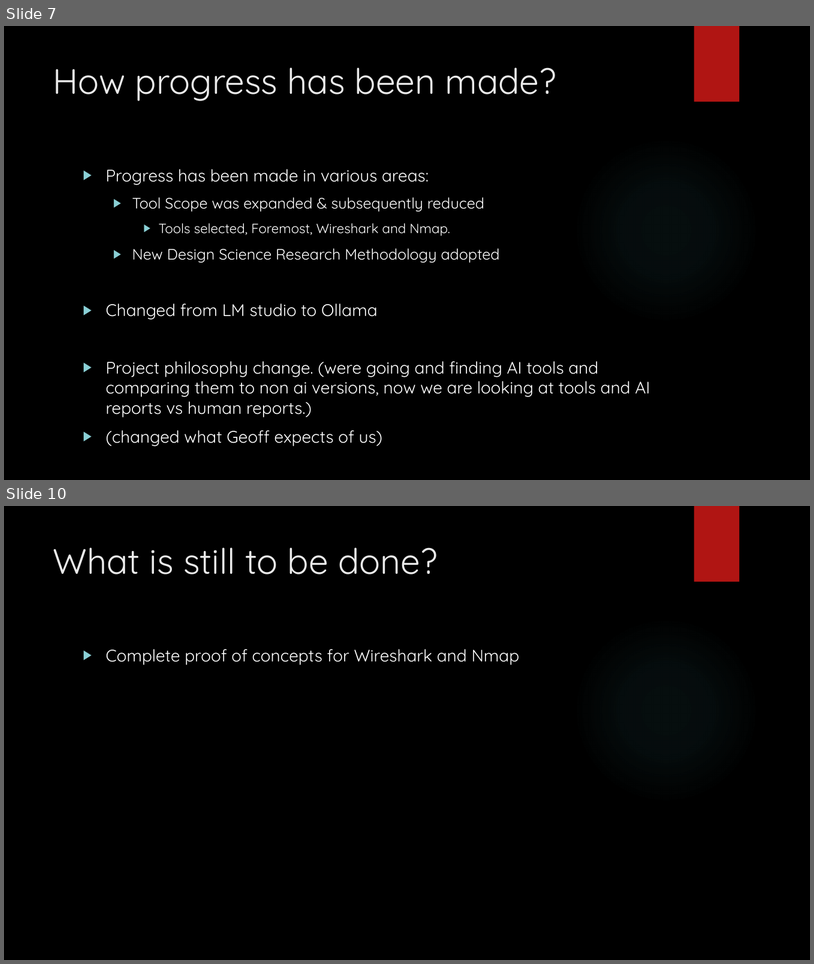
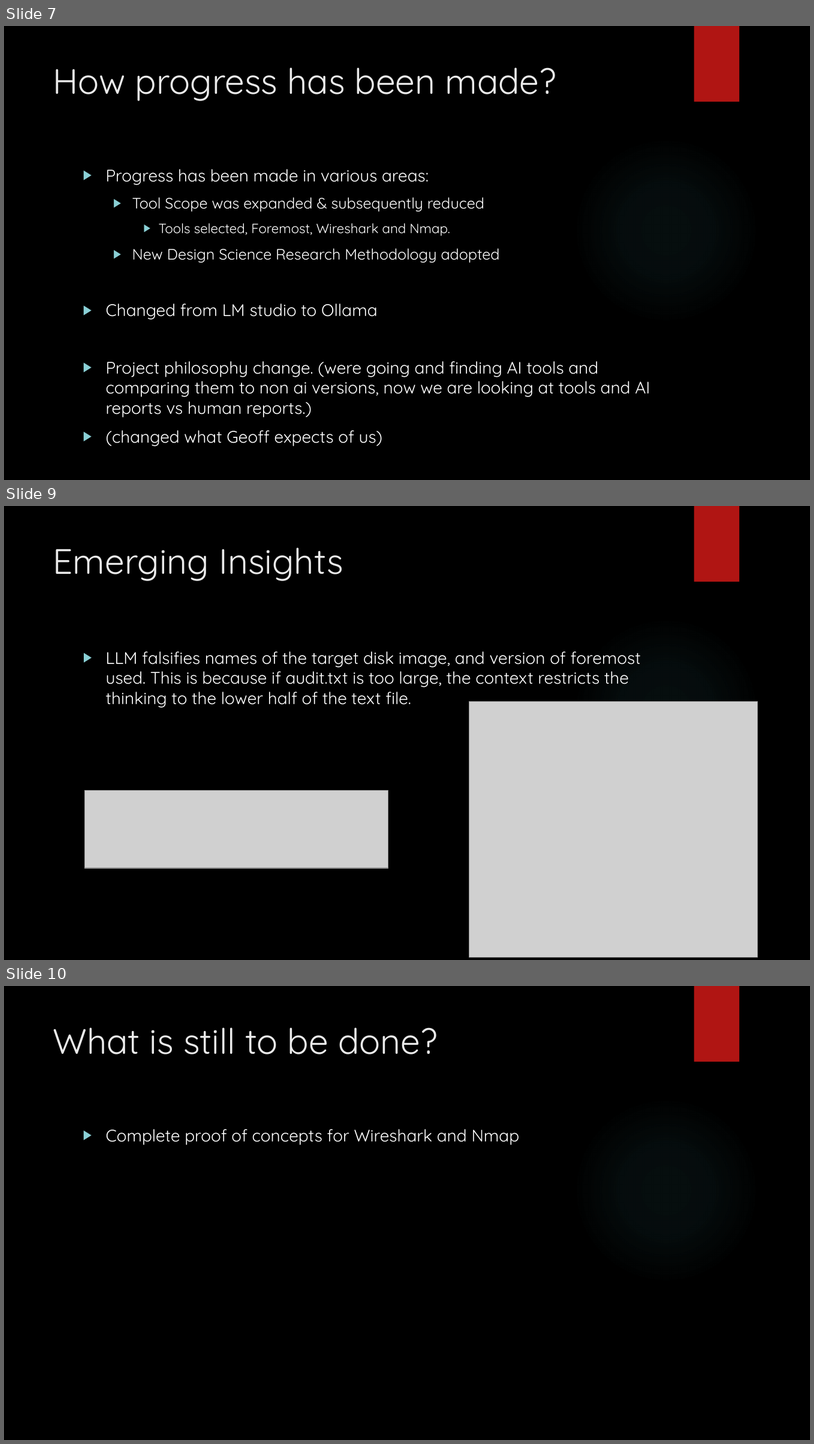
Before and after one commit to DavidSushames/BHB-Capstone, a slide deck: Mid project Update.pptx. Shown one above the other, each under a label of ours: slides 7 and 10 before the commit, slides 7, 9 and 10 after it; the slides between them are not shown. The pictures are 814x964 and 814x1444 pixels, drawn with LibreOffice and Linux fonts; fonts in the diff are those of the drawing; grey boxes stand for pictures; background and template pictures are left out. Boxes give left, top, right and bottom in pixels: in the first picture for what was removed or moved away, otherwise in the second. Text is boxed around its words. In the diff, an @@ line names an element or a change of style, - is before the commit and + after.

Commit message:
added effort to my emerging insights and foremost script sections of tthe mid project presentation, updated weekly log

```diff
--- a/Mid project Update.pptx
+++ b/Mid project Update.pptx
@@ slide 9 added at (4, 506, 810, 960), background picture (left out); not listed: 2 template elements that a slide beside it also shows @@
@@ title added at (53, 547, 343, 581), 42 pt, text #EBEBEB @@
+Emerging Insights
@@ text added at (106, 651, 641, 708), 20 pt, text #FFFFFF @@
+▶ LLM falsifies names of the target disk image, and version of foremost used. This is because if audit.txt is too large, the context restricts the thinking to the lower half of the text file.
@@ picture added at (469, 702, 758, 957) @@
@@ picture added at (85, 790, 388, 868) @@
```
Also in this commit, not shown: 1 other slide added, 2 slides removed, 8 other files.
